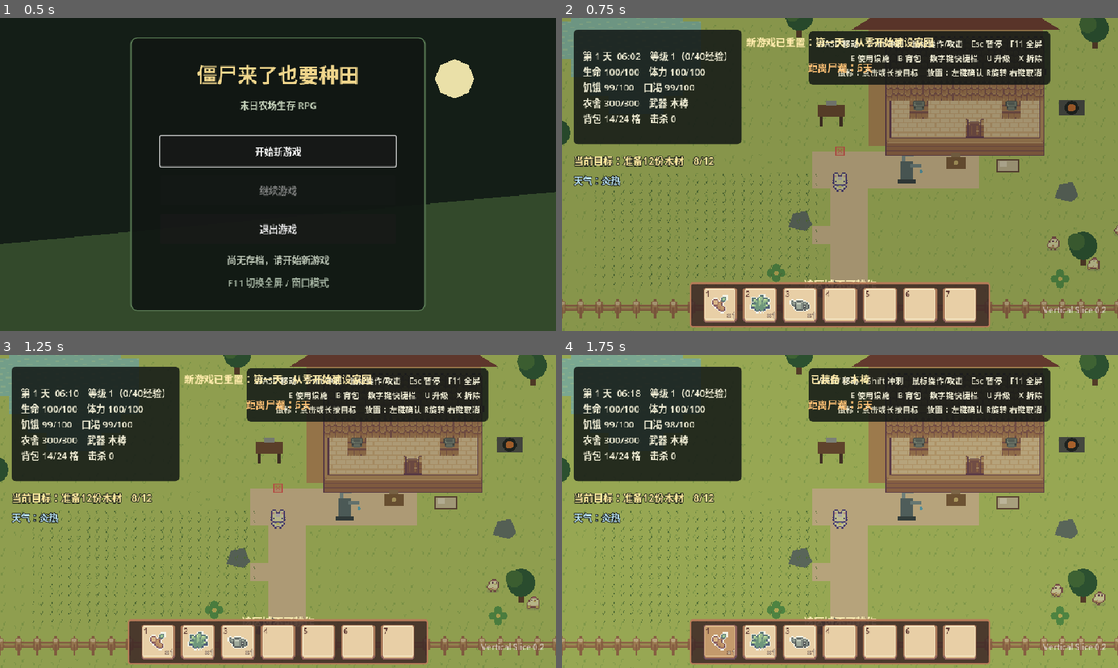
Above: before the commit, frames 1-4 (two rows, left to right).
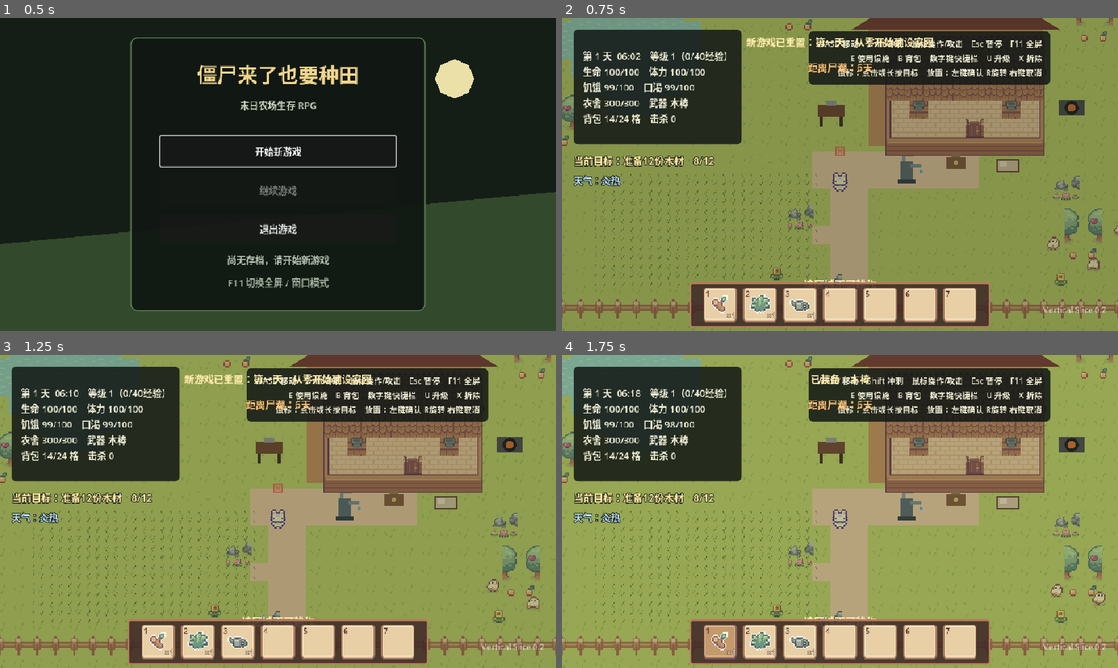
Above: after the commit, the same moments.

Repository: fanfanhappy/zombie-farm-survival
Game: Godot game, scene res://scenes/ui/main_menu.tscn
Two runs of this game, one before a commit and one after it. Both use one fixed random seed, a clock stepped at 60 frames per second and the inputs below.
Inputs:
- Up to frame 1 (0.5 s): no input
- Up to frame 2 (0.75 s): click "开始新游戏" at 0.5 s
- Up to frame 3 (1.25 s): no input
- Up to frame 4 (1.75 s): click "×1" at 1.25 s

Frame 1 is identical in both runs. In frame 2, 2.4% of the frame differs, in the area x 0-100%, y 0-87%; in frame 3, 2.4%; in frame 4, 2.4%.

Commit message:
将采集资源与地面物品迁移为独立场景

Diff:
--- /dev/null
+++ b/scenes/world/items/ground_item.tscn
@@ -0,0 +1,32 @@
+[gd_scene load_steps=2 format=3]
+
+[ext_resource type="Script" path="res://scripts/world/items/ground_item.gd" id="1_script"]
+
+[node name="GroundItem" type="Node2D"]
+script = ExtResource("1_script")
+
+[node name="Background" type="Polygon2D" parent="."]
+polygon = PackedVector2Array(-11, -8, 0, -13, 11, -8, 11, 8, 0, 13, -11, 8)
+color = Color(0.39, 0.29, 0.2, 1)
+
+[node name="ItemLabel" type="Label" parent="."]
+offset_left = -32.0
+offset_top = -11.0
+offset_right = 32.0
+offset_bottom = 11.0
+mouse_filter = 2
+text = "物品"
+horizontal_alignment = 1
+vertical_alignment = 1
+font_size = 10
+
+[node name="AmountLabel" type="Label" parent="."]
+offset_left = 4.0
+offset_top = 3.0
+offset_right = 22.0
+offset_bottom = 21.0
+mouse_filter = 2
+text = "1"
+horizontal_alignment = 1
+vertical_alignment = 1
+font_size = 10
--- /dev/null
+++ b/scenes/world/resources/herb_resource.tscn
@@ -0,0 +1,39 @@
+[gd_scene load_steps=4 format=3]
+
+[ext_resource type="Script" path="res://scripts/world/resources/harvestable_resource.gd" id="1_script"]
+[ext_resource type="Texture2D" path="res://assets/art/environment/resources/resource_stone_herb_tiles.png" id="2_texture"]
+
+[sub_resource type="CircleShape2D" id="CircleShape2D_herb"]
+radius = 8.0
+
+[node name="HerbResource" type="StaticBody2D"]
+collision_layer = 0
+collision_mask = 0
+script = ExtResource("1_script")
+resource_type = "herb"
+
+[node name="ResourceSprite" type="Sprite2D" parent="."]
+texture_filter = 1
+scale = Vector2(2, 2)
+texture = ExtResource("2_texture")
+region_enabled = true
+region_rect = Rect2(32, 48, 16, 16)
+
+[node name="DepletedSprite" type="Sprite2D" parent="."]
+visible = false
+texture_filter = 1
+texture = ExtResource("2_texture")
+region_enabled = true
+region_rect = Rect2(32, 64, 16, 16)
+
+[node name="CollisionShape2D" type="CollisionShape2D" parent="."]
+shape = SubResource("CircleShape2D_herb")
+
+[node name="WorkProgress" type="ProgressBar" parent="."]
+visible = false
+offset_left = -16.0
+offset_top = -25.0
+offset_right = 16.0
+offset_bottom = -19.0
+mouse_filter = 2
+show_percentage = false
--- /dev/null
+++ b/scenes/world/resources/stone_resource.tscn
@@ -0,0 +1,39 @@
+[gd_scene load_steps=4 format=3]
+
+[ext_resource type="Script" path="res://scripts/world/resources/harvestable_resource.gd" id="1_script"]
+[ext_resource type="Texture2D" path="res://assets/art/environment/resources/resource_stone_herb_tiles.png" id="2_texture"]
+
+[sub_resource type="CircleShape2D" id="CircleShape2D_stone"]
+radius = 17.0
+
+[node name="StoneResource" type="StaticBody2D"]
+collision_layer = 2
+collision_mask = 0
+script = ExtResource("1_script")
+resource_type = "stone"
+
+[node name="ResourceSprite" type="Sprite2D" parent="."]
+texture_filter = 1
+position = Vector2(0, -8)
+texture = ExtResource("2_texture")
+region_enabled = true
+region_rect = Rect2(96, 16, 48, 48)
+
+[node name="DepletedSprite" type="Sprite2D" parent="."]
+visible = false
+texture_filter = 1
+texture = ExtResource("2_texture")
+region_enabled = true
+region_rect = Rect2(64, 16, 16, 16)
+
+[node name="CollisionShape2D" type="CollisionShape2D" parent="."]
+shape = SubResource("CircleShape2D_stone")
+
+[node name="WorkProgress" type="ProgressBar" parent="."]
+visible = false
+offset_left = -20.0
+offset_top = -36.0
+offset_right = 20.0
+offset_bottom = -29.0
+mouse_filter = 2
+show_percentage = false
--- /dev/null
+++ b/scenes/world/resources/tree_resource.tscn
@@ -0,0 +1,42 @@
+[gd_scene load_steps=4 format=3]
+
+[ext_resource type="Script" path="res://scripts/world/resources/harvestable_resource.gd" id="1_script"]
+[ext_resource type="Texture2D" path="res://assets/art/environment/resources/resource_tree_stump_bush_tiles.png" id="2_texture"]
+
+[sub_resource type="CircleShape2D" id="CircleShape2D_tree"]
+radius = 15.0
+
+[node name="TreeResource" type="StaticBody2D"]
+collision_layer = 2
+collision_mask = 0
+script = ExtResource("1_script")
+resource_type = "wood"
+
+[node name="ResourceSprite" type="Sprite2D" parent="."]
+texture_filter = 1
+position = Vector2(0, -19)
+scale = Vector2(2, 2)
+texture = ExtResource("2_texture")
+region_enabled = true
+region_rect = Rect2(32, 0, 32, 48)
+
+[node name="DepletedSprite" type="Sprite2D" parent="."]
+visible = false
+texture_filter = 1
+scale = Vector2(2, 2)
+texture = ExtResource("2_texture")
+region_enabled = true
+region_rect = Rect2(0, 80, 16, 16)
+
+[node name="CollisionShape2D" type="CollisionShape2D" parent="."]
+position = Vector2(0, 10)
+shape = SubResource("CircleShape2D_tree")
+
+[node name="WorkProgress" type="ProgressBar" parent="."]
+visible = false
+offset_left = -20.0
+offset_top = -42.0
+offset_right = 20.0
+offset_bottom = -35.0
+mouse_filter = 2
+show_percentage = false
--- a/scripts/core/game_controller.gd
+++ b/scripts/core/game_controller.gd
@@ -5,6 +5,10 @@
 const WATERING_CAN_CAPACITY := 5
 const CHICKEN_SCENE := preload("res://scenes/world/animals/chicken.tscn")
 const HOMESTEAD_SCENE := preload("res://scenes/world/buildings/homestead.tscn")
+const TREE_RESOURCE_SCENE := preload("res://scenes/world/resources/tree_resource.tscn")
+const STONE_RESOURCE_SCENE := preload("res://scenes/world/resources/stone_resource.tscn")
+const HERB_RESOURCE_SCENE := preload("res://scenes/world/resources/herb_resource.tscn")
+const GROUND_ITEM_SCENE := preload("res://scenes/world/items/ground_item.tscn")
 
 @onready var player: Player = $Player
 @onready var darkness: CanvasModulate = $Darkness
@@ -418,7 +422,9 @@
 
 func _spawn_world_objects() -> void:
 	for data in [["wood", Vector2(150, 370)], ["wood", Vector2(1080, 190)], ["wood", Vector2(1060, 565)], ["wood", Vector2(570, 170)], ["stone", Vector2(570, 520)], ["stone", Vector2(1030, 470)], ["stone", Vector2(620, 640)], ["herb", Vector2(530, 610)], ["herb", Vector2(1020, 620)]]:
-		var node := HarvestableResource.new(); node.position = data[1]; add_child(node); node.setup(data[0])
+		var resource_scene: PackedScene = {"wood": TREE_RESOURCE_SCENE, "stone": STONE_RESOURCE_SCENE, "herb": HERB_RESOURCE_SCENE}[data[0]]
+		var node := resource_scene.instantiate() as HarvestableResource
+		node.position = data[1]; add_child(node); node.setup(data[0])
 	# 耕地使用素材原生的16像素网格；数量加倍后测试区占地范围基本不变。
 	for row in 12:
 		for column in 24:
@@ -743,7 +749,7 @@
 
 
 func _spawn_ground_item(item_id: String, amount: int, at_position: Vector2) -> void:
-	var ground_item := GroundItem.new()
+	var ground_item := GROUND_ITEM_SCENE.instantiate() as GroundItem
 	ground_item.position = at_position
 	add_child(ground_item)
 	ground_item.setup(item_id, amount, inventory.get_display_name(item_id))
--- a/scripts/world/items/ground_item.gd
+++ b/scripts/world/items/ground_item.gd
@@ -4,6 +4,8 @@
 var item_id := ""
 var amount := 1
 var display_name := ""
+@onready var item_label: Label = $ItemLabel
+@onready var amount_label: Label = $AmountLabel
 
 
 func setup(id: String, quantity := 1, shown_name := "") -> void:
@@ -12,7 +14,7 @@
 	display_name = shown_name if not shown_name.is_empty() else id
 	add_to_group("ground_items")
 	add_to_group("interactables")
-	queue_redraw()
+	_update_visual()
 
 
 func get_interaction_prompt() -> String:
@@ -33,14 +35,15 @@
 		queue_free()
 	else:
 		game.show_message("背包已满，地上还剩%d个" % amount)
-	queue_redraw()
+	_update_visual()
 
 
 func create_save_data() -> Dictionary:
 	return {"item_id": item_id, "amount": amount, "x": position.x, "y": position.y}
 
 
-func _draw() -> void:
-	draw_circle(Vector2.ZERO, 13.0, Color("#d9b76f"))
-	draw_rect(Rect2(-8, -8, 16, 16), Color("#6f5134"), false, 3.0)
-	draw_string(ThemeDB.fallback_font, Vector2(-5, 5), str(amount), HORIZONTAL_ALIGNMENT_CENTER, 10, 12, Color.WHITE)
+func _update_visual() -> void:
+	if not is_instance_valid(item_label):
+		return
+	item_label.text = display_name
+	amount_label.text = str(amount)
--- a/scripts/world/resources/harvestable_resource.gd
+++ b/scripts/world/resources/harvestable_resource.gd
@@ -1,18 +1,18 @@
 class_name HarvestableResource
 extends StaticBody2D
 
-var resource_type := "wood"
+@export_enum("wood", "stone", "herb") var resource_type := "wood"
 var display_name := "树木"
 var yield_amount := 3
 var depleted := false
 var work_required := 3.0
 var work_remaining := 3.0
+@onready var resource_sprite: Sprite2D = $ResourceSprite
+@onready var depleted_sprite: Sprite2D = $DepletedSprite
+@onready var work_progress: ProgressBar = $WorkProgress
 
 
 func setup(type: String) -> void:
-	# 草药可踩过；树木和矿石会阻挡玩家，但不会卡住僵尸。
-	collision_layer = 0 if type == "herb" else 2
-	collision_mask = 0
 	resource_type = type
 	match type:
 		"wood": display_name = "树木"; yield_amount = 4; work_required = 3.0
@@ -20,12 +20,7 @@
 		"herb": display_name = "草药"; yield_amount = 2; work_required = 1.0
 	work_remaining = work_required
 	add_to_group("mouse_action_targets")
-	var shape := CollisionShape2D.new()
-	var circle := CircleShape2D.new()
-	circle.radius = 15.0 if type == "wood" else (17.0 if type == "stone" else 8.0)
-	shape.shape = circle
-	add_child(shape)
-	queue_redraw()
+	_update_visual_state()
 
 
 func get_interaction_prompt() -> String:
@@ -60,30 +55,21 @@
 		game.add_resource(resource_type, yield_amount)
 		remove_from_group("mouse_action_targets")
 		get_tree().create_timer(20.0).timeout.connect(_respawn)
-	queue_redraw()
+	_update_visual_state()
 
 
 func _respawn() -> void:
 	depleted = false
 	work_remaining = work_required
 	add_to_group("mouse_action_targets")
-	queue_redraw()
+	_update_visual_state()
 
 
-func _draw() -> void:
-	if depleted:
-		draw_circle(Vector2.ZERO, 8.0, Color("#665444")); return
-	match resource_type:
-		"wood":
-			draw_rect(Rect2(-5, 8, 10, 25), Color("#684b36"))
-			draw_circle(Vector2(0, -2), 24.0, Color("#386641"))
-			draw_circle(Vector2(-12, -9), 15.0, Color("#4f7d45"))
-		"stone":
-			draw_colored_polygon(PackedVector2Array([Vector2(-19, 11), Vector2(-11, -13), Vector2(12, -17), Vector2(22, 7), Vector2(10, 17)]), Color("#718078"))
-		"herb":
-			for angle in [0.0, 1.57, 3.14, 4.71]: draw_circle(Vector2.from_angle(angle) * 9.0, 7.0, Color("#63a758"))
-			draw_circle(Vector2.ZERO, 4.0, Color("#e1d16f"))
-	if work_remaining < work_required:
-		var ratio := work_remaining / work_required
-		draw_rect(Rect2(-20, -36, 40, 5), Color("#33282a"))
-		draw_rect(Rect2(-20, -36, 40 * ratio, 5), Color("#e0b85e"))
+func _update_visual_state() -> void:
+	if not is_instance_valid(resource_sprite):
+		return
+	resource_sprite.visible = not depleted
+	depleted_sprite.visible = depleted
+	work_progress.max_value = work_required
+	work_progress.value = work_remaining
+	work_progress.visible = not depleted and work_remaining < work_required
Binary file added: assets/art/environment/resources/resource_stone_herb_tiles.png
Not shown, added: assets/art/environment/resources/resource_stone_herb_tiles.png.import
Binary file added: assets/art/environment/resources/resource_tree_stump_bush_tiles.png
Not shown, added: assets/art/environment/resources/resource_tree_stump_bush_tiles.png.import
Not shown, changed: README.md
